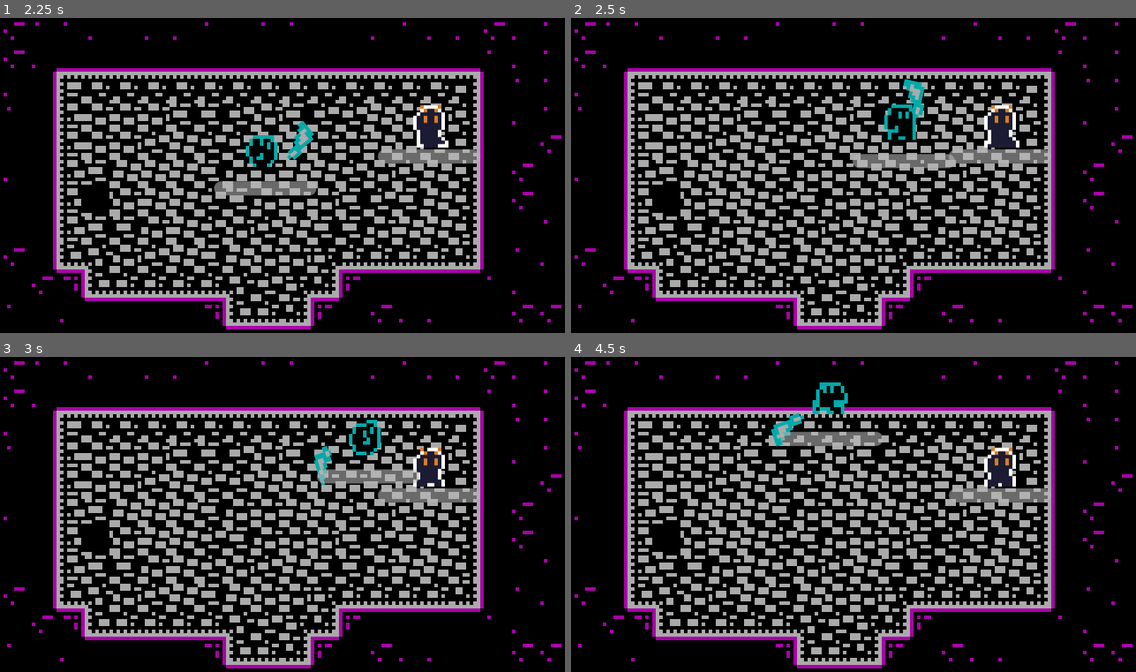
Above: before the commit, frames 1-4 (two rows, left to right).
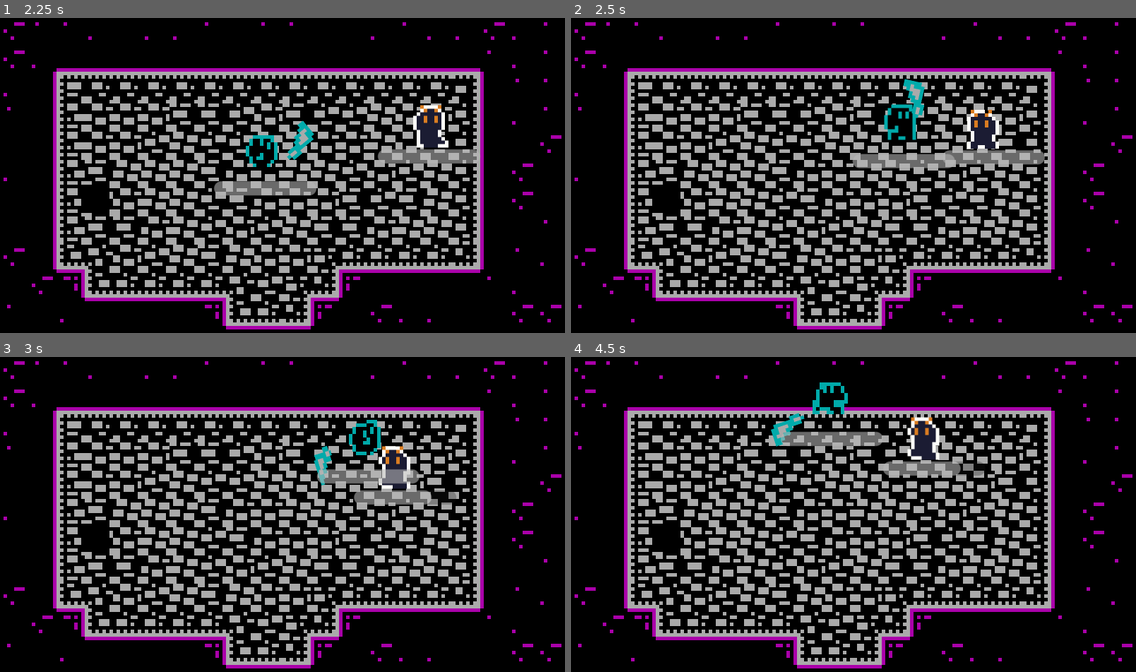
Above: after the commit, the same moments.

Repository: Renan-G-projec/DungeonWarrior
Game: Godot game, scene res://scenes/main.tscn
Two runs of this game, one before a commit and one after it. Both use one fixed random seed, a clock stepped at 60 frames per second and the inputs below. The engine's default icon, where the game draws it, is replaced by a stand-in: a white triangle on a blue panel in a dark square.
Inputs (mouse positions are in pixels of both pictures, inside the frame that each line leads up to):
- Up to frame 1 (2.25 s): tap Enter at 0.5 s; move the mouse to (406, 159) at 0.52 s; hold D (walk_right) 0.53-1.28 s; tap E (Interact) at 0.6 s; click (406, 159) at 0.67 s; move the mouse to (169, 191) at 1.27 s; hold S (walk_down) 1.28-2.03 s; click (169, 191) at 1.35 s; move the mouse to (339, 103) at 2.02 s; hold D (walk_right) from 2.03 s (still down); tap Shift (dash) at 2.1 s
- Up to frame 2 (2.5 s): keep holding D (walk_right)
- Up to frame 3 (3 s): move the mouse to (254, 577) at 2.77 s; release D (walk_right) at 2.78 s; hold W (walk_up) from 2.78 s (still down); tap Alt at 2.85 s; click (254, 577) at 2.92 s
- Up to frame 4 (4.5 s): move the mouse to (1023, 561) at 3.52 s; release W (walk_up) at 3.53 s; hold A (walk_left) from 3.53 s (still down); tap E (Interact) at 3.6 s; move the mouse to (684, 464) at 4.27 s; click (684, 464) at 4.35 s

Frame 1 is identical in both runs. In frame 2, 1.1% of the frame differs, in the area x 65-85%, y 27-47%; in frame 3, 1.7%; in frame 4, 2.3%, in the area x 55-85%, y 19-47%.

Commit message:
feat: Made player persue the player switching animatinos and removed confused state. AMDG

Diff:
--- a/features/enemies/enemy_base.gd
+++ b/features/enemies/enemy_base.gd
@@ -4,14 +4,14 @@
 
 enum State {
 	IDLE,
-	GOING_TO_PLAYER,
-	CONFUSED
+	GOING_TO_PLAYER
 }
 
-const SPEED = 100.0
+const SPEED = 10.0
 
 @onready var _target_on_radius: bool = %TriggerArea.has_overlapping_bodies()
 @onready var _target: Node2D = null
+
 
 var _state: State = State.IDLE
 
@@ -20,14 +20,19 @@
 		%VisionToPlayer.target_position = to_local(_target.global_position)
 
 		# The raycast should collide only with the walls. So if a collision happens its not seeing
-		if %VisionToPlayer.collide_with_bodies:
-			_state = State.CONFUSED
+		if %VisionToPlayer.is_colliding():
 			velocity = Vector2.ZERO
+			%Sprite.play("idle")
+		else:
+			_state = State.GOING_TO_PLAYER
 
 	match _state:
 		State.GOING_TO_PLAYER:
 			if !_target || !_target_on_radius: return
 			var direction: Vector2 = (_target.global_position - global_position).normalized()
+			%Sprite.flip_h = direction.x < 0
+			%Sprite.play("run")
+
 			velocity = direction * SPEED
 
 	move_and_slide()
@@ -50,7 +55,8 @@
 
 
 func _on_trigger_area_body_exited(body: Node2D) -> void:
-	_state = State.CONFUSED
+	velocity = Vector2.ZERO
+	%Sprite.play("idle")
 	if body == _target:
 		_target_on_radius = false
 		_target = null
--- a/features/enemies/enemy_base.tscn
+++ b/features/enemies/enemy_base.tscn
@@ -172,14 +172,15 @@
 
 [node name="VisionToPlayer" type="RayCast2D" parent="." unique_id=627185894]
 unique_name_in_owner = true
-collision_mask = 16
+collision_mask = 4
 
 [node name="Sprite" type="AnimatedSprite2D" parent="." unique_id=1702035286]
 unique_name_in_owner = true
-position = Vector2(-1, -2)
+position = Vector2(0, 5)
 sprite_frames = SubResource("SpriteFrames_jp3dx")
 animation = &"idle"
 autoplay = "run"
+offset = Vector2(-1, -7)
 
 [node name="CollisionShape2D" type="CollisionShape2D" parent="." unique_id=216348714]
 shape = SubResource("RectangleShape2D_d1p6d")
